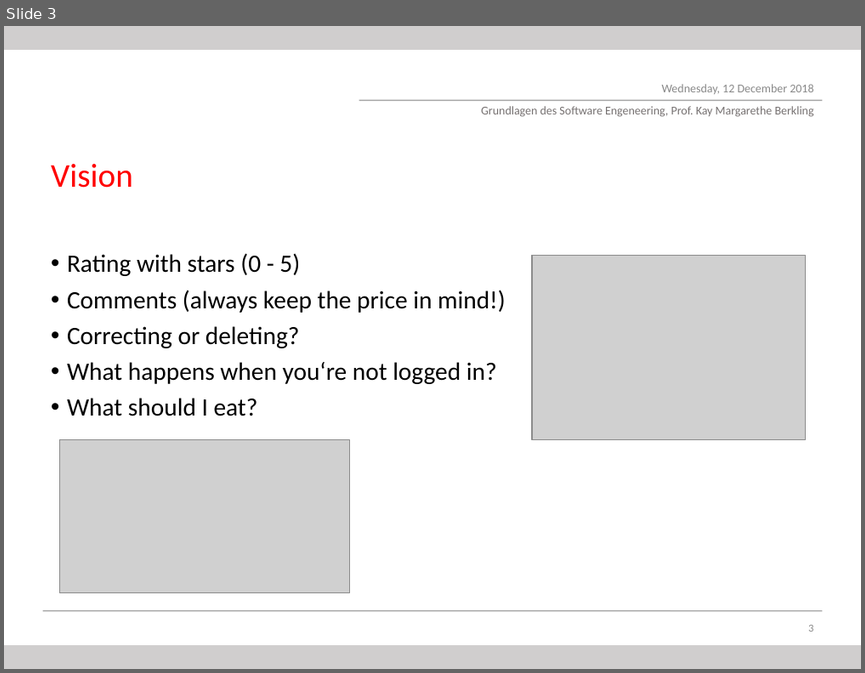
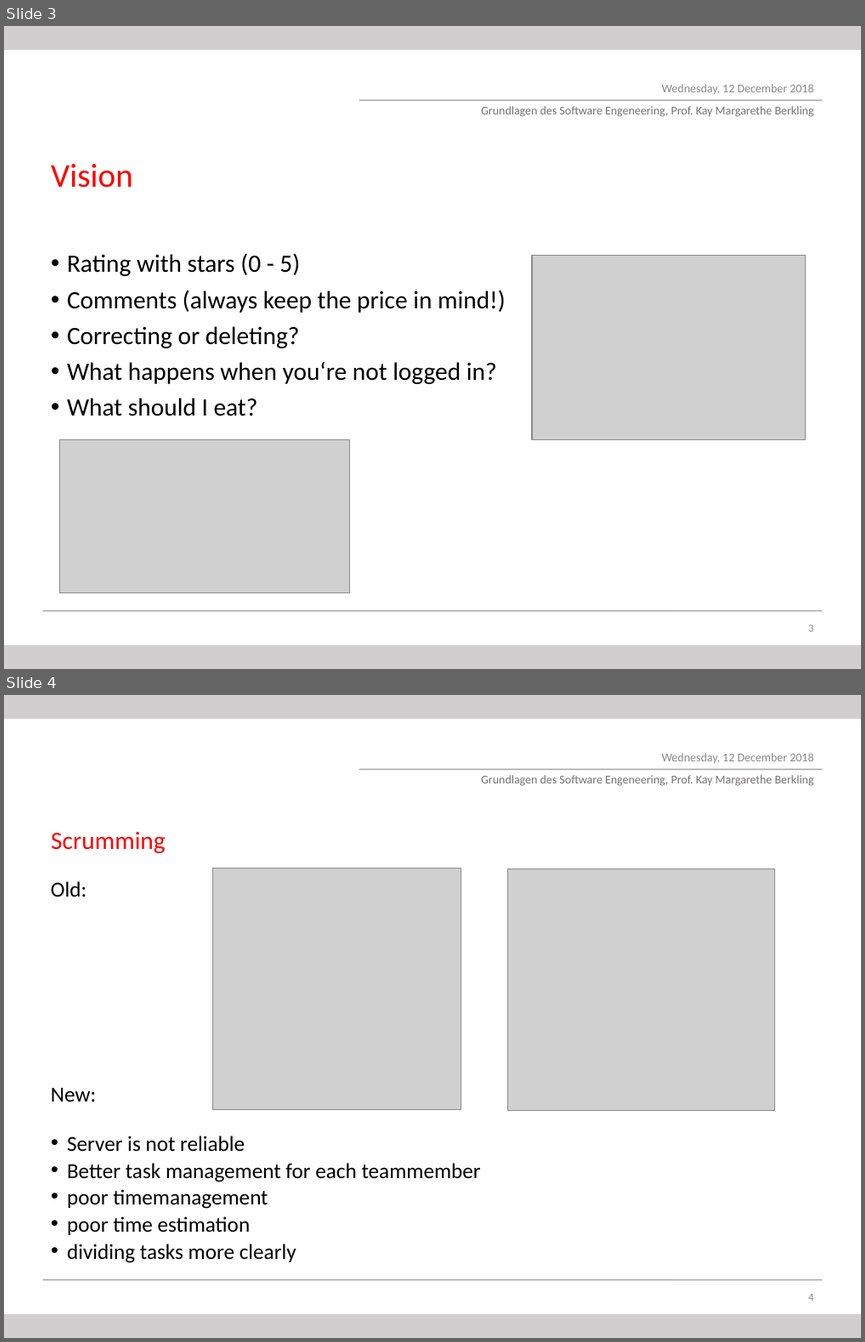
Before and after one commit to dhbwiewarsessen/dhbwwe-app, a slide deck: Documentation/Pres_VisionFromThimo.odp. Shown one above the other, each under a label of ours: slide 3 before the commit, slides 3 and 4 after it. The pictures are 865x673 and 865x1342 pixels, drawn with LibreOffice and Linux fonts; fonts in the diff are those of the drawing; grey boxes stand for pictures; background and template pictures are left out. Boxes give left, top, right and bottom in pixels: in the first picture for what was removed or moved away, otherwise in the second. Text is boxed around its words. In the diff, an @@ line names an element or a change of style, - is before the commit and + after.

```diff
--- a/Documentation/Pres_VisionFromThimo.odp
+++ b/Documentation/Pres_VisionFromThimo.odp
@@ slide 4 added at [4,695,861,1338], background #FFFFFF; not listed: 7 template elements that a slide beside it also shows @@
@@ text added at [51,832,166,853], 21 pt, text #FF0000 @@
+Scrumming
@@ picture added at [213,868,461,1110] @@
@@ picture added at [508,869,774,1111] @@
@@ text added at [51,881,86,896], 18 pt, text #000000 @@
+Old:
@@ text added at [51,1087,96,1101], 18 pt, text #000000 @@
+New:
@@ text added at [67,1135,481,1263], 18 pt, text #000000 @@
+• Server is not reliable
+• Better task management for each teammember
+• poor timemanagement
+• poor time estimation
+• dividing tasks more clearly
```
